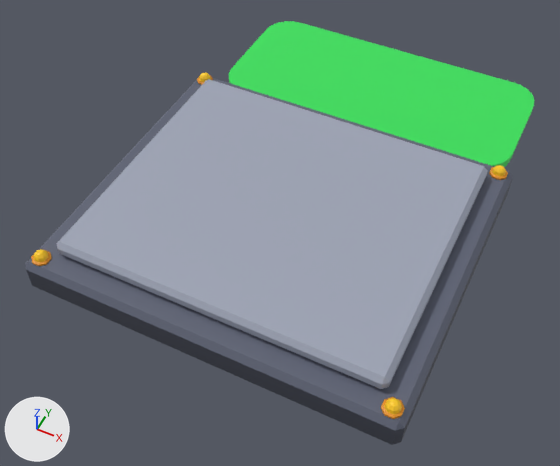
Two versions of the FBX model models/fbx/MachineSlot.fbx, one commit apart.
Before and after are seen from a 50 mm camera at (0.0493, -0.0992, 0.1255) aimed at (-0.0028, 0.0049, -0.0047). Lighting does not change. The marker at lower left points along +X, +Y and +Z. The picture after the commit comes second. Where no turn or scale is listed for an object, it has been applied to the vertices. Vertices at exactly the same position are counted once.

Names of what the first picture shows: 'Pad', 'Pedestal', 'PedestalBase'.
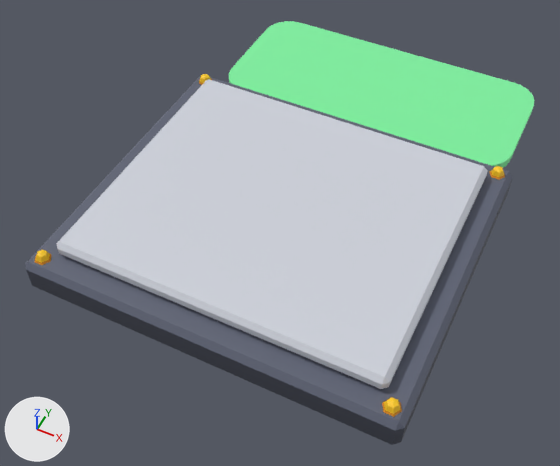
Changed parts and their boxes (x1, y1, x2, y2) in the pictures (560 x 466 px):
'Pedestal', recoloured (grey to light grey)
    both: (57, 79, 488, 389)
'PedestalBase', reshaped
    before: (25, 73, 513, 445)
    after: (25, 74, 513, 445)
'Pad', recoloured (lighter)
    both: (229, 21, 535, 167)
part 1 of me_pedestalbase, rebuilt (18% narrower, 8% shorter)
    before: (197, 73, 213, 85)
    after: (199, 74, 212, 85)
part 2 of me_pedestalbase, rebuilt (18% narrower)
    before: (31, 249, 52, 266)
    after: (35, 249, 52, 265)
part 3 of me_pedestalbase, rebuilt (15% narrower, 6% shorter)
    before: (489, 165, 508, 180)
    after: (489, 166, 505, 180)
part 4 of me_pedestalbase, rebuilt (16% narrower, 9% shorter)
    before: (381, 397, 405, 419)
    after: (382, 397, 402, 417)
part 5 of me_pedestalbase, surface changed
    both: (28, 78, 511, 422)

What the commit changed:
Material 'PadGreen' (mat_padgreen) changes colour from green #36e05a to green #7ff1a0; in linear values from (0.0369, 0.745, 0.102) to (0.212, 0.878, 0.353).
Material 'StoneLight' (mat_stonelight) changes colour from grey #9ea4b5 to light grey #ced2db; in linear values from (0.342, 0.371, 0.462) to (0.62, 0.643, 0.71).
me_pedestalbase is used by ob_pedestalbase; location (0.0, 0.0, 0.0).
me_pedestalbase had 188 vertices, 330 faces and spanned x -0.04..0.04, y -0.035..0.035, z 0.0..0.0096.
me_pedestalbase now has 100 vertices, 162 faces and spans x -0.04..0.04, y -0.035..0.035, z 0.0..0.0094.
me_pedestalbase part 1: the loose piece of 41 vertices spanning x -0.0388..-0.0352, y 0.0302..0.0338, z 0.0075..0.0096 is rebuilt with 19 vertices and now spans x -0.0386..-0.035, y 0.0302..0.0334, z 0.0075..0.0094.
me_pedestalbase part 2: the loose piece of 41 vertices spanning x -0.0388..-0.0352, y -0.0338..-0.0302, z 0.0075..0.0096 is rebuilt with 19 vertices and now spans x -0.0386..-0.035, y -0.0334..-0.0302, z 0.0075..0.0094.
me_pedestalbase part 3: the loose piece of 41 vertices spanning x 0.0352..0.0388, y 0.0302..0.0338, z 0.0075..0.0096 is rebuilt with 19 vertices and now spans x 0.035..0.0386, y 0.0302..0.0334, z 0.0075..0.0094.
me_pedestalbase part 4: the loose piece of 41 vertices spanning x 0.0352..0.0388, y -0.0338..-0.0302, z 0.0075..0.0096 is rebuilt with 19 vertices and now spans x 0.035..0.0386, y -0.0334..-0.0302, z 0.0075..0.0094.
me_pedestalbase part 5: 14 kept faces spanning x -0.04..0.04, y -0.035..0.035, z 0.0063..0.0075 get new texture (UV) coordinates.
